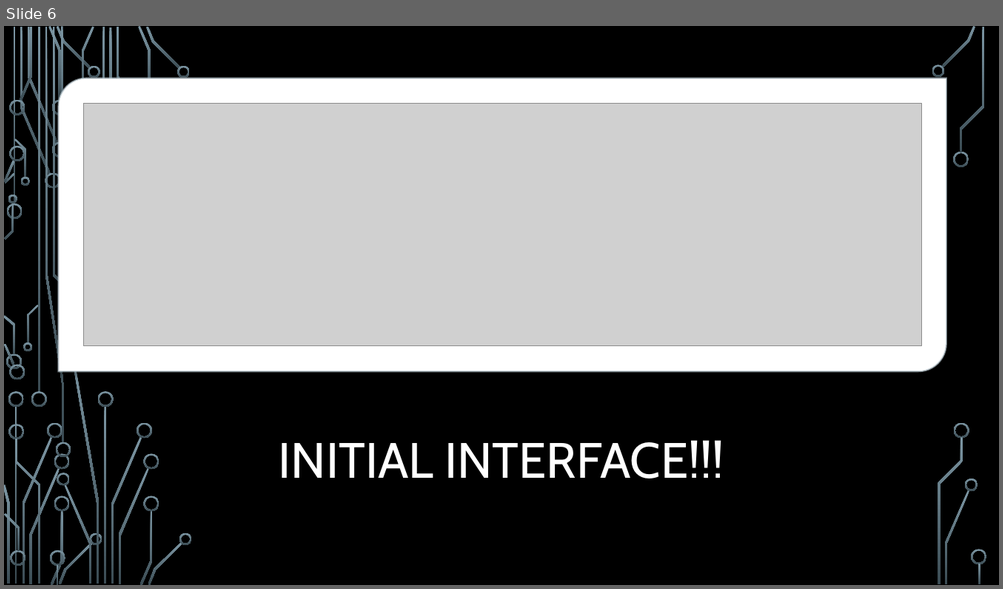
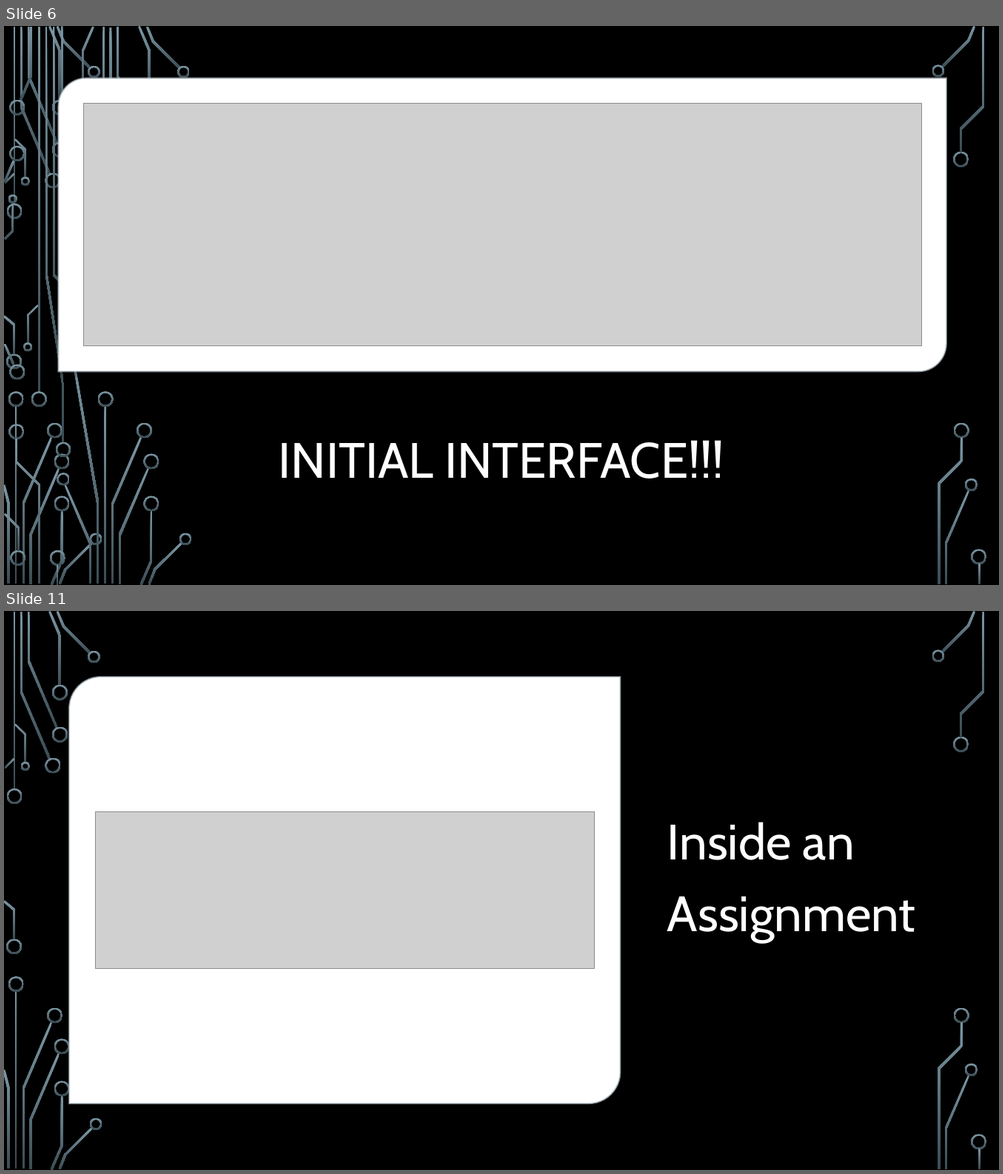
Before and after one commit to ourarash/EE599_SP2020_Final_Project, a slide deck: Student Record Manager System.pptx. Shown one above the other, each under a label of ours: slide 6 before the commit, slides 6 and 11 after it; the slides between them are not shown. The pictures are 1003x589 and 1003x1174 pixels, drawn with LibreOffice and Linux fonts; fonts in the diff are those of the drawing; grey boxes stand for pictures; background and template pictures are left out. Boxes give left, top, right and bottom in pixels: in the first picture for what was removed or moved away, otherwise in the second. Text is boxed around its words. In the diff, an @@ line names an element or a change of style, - is before the commit and + after.

```diff
--- a/Student Record Manager System.pptx
+++ b/Student Record Manager System.pptx
@@ slide 11 added at <box>4,611,999,1170</box>, background picture (left out); not listed: 36 template elements that a slide beside it also shows @@
@@ round diag rect added at <box>69,677,620,1103</box>, fill #FFFFFF, outline #B0C0C8 1.5 pt @@
@@ picture added at <box>95,812,594,969</box> @@
@@ text added at <box>667,822,915,943</box>, 48 pt, text #FFFFFF @@
+Inside an Assignment
```
Also in this commit, not shown: 9 other slides added, 1 slide removed, 10 other files.
